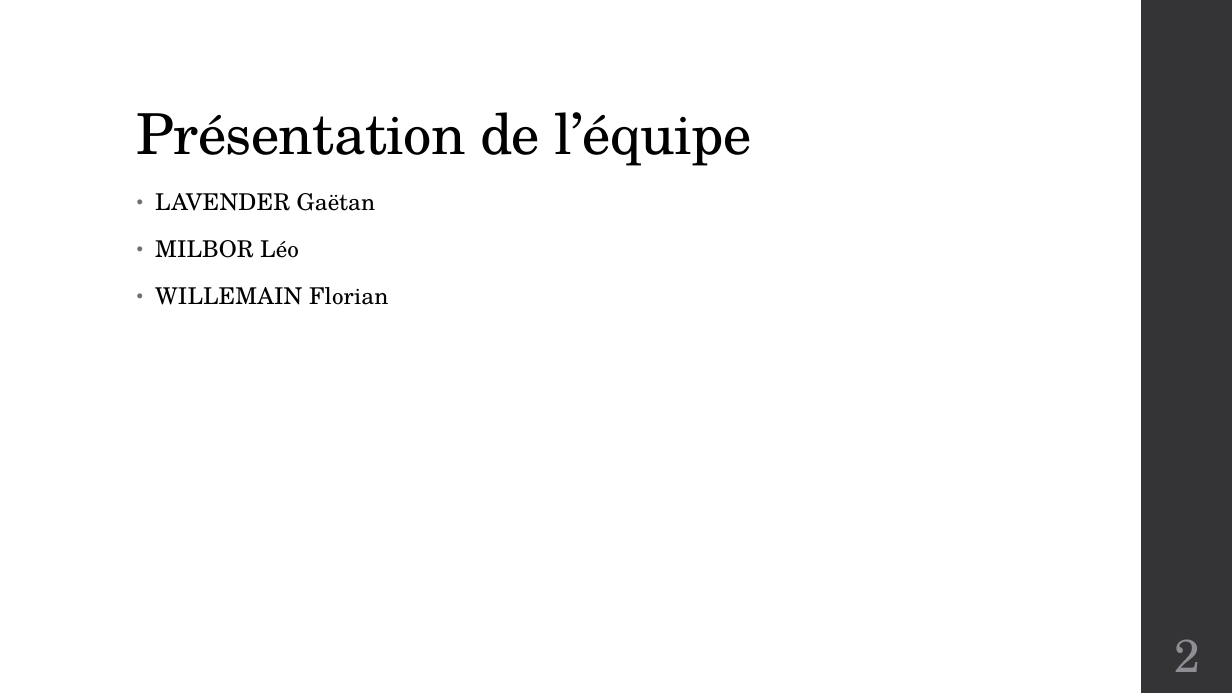
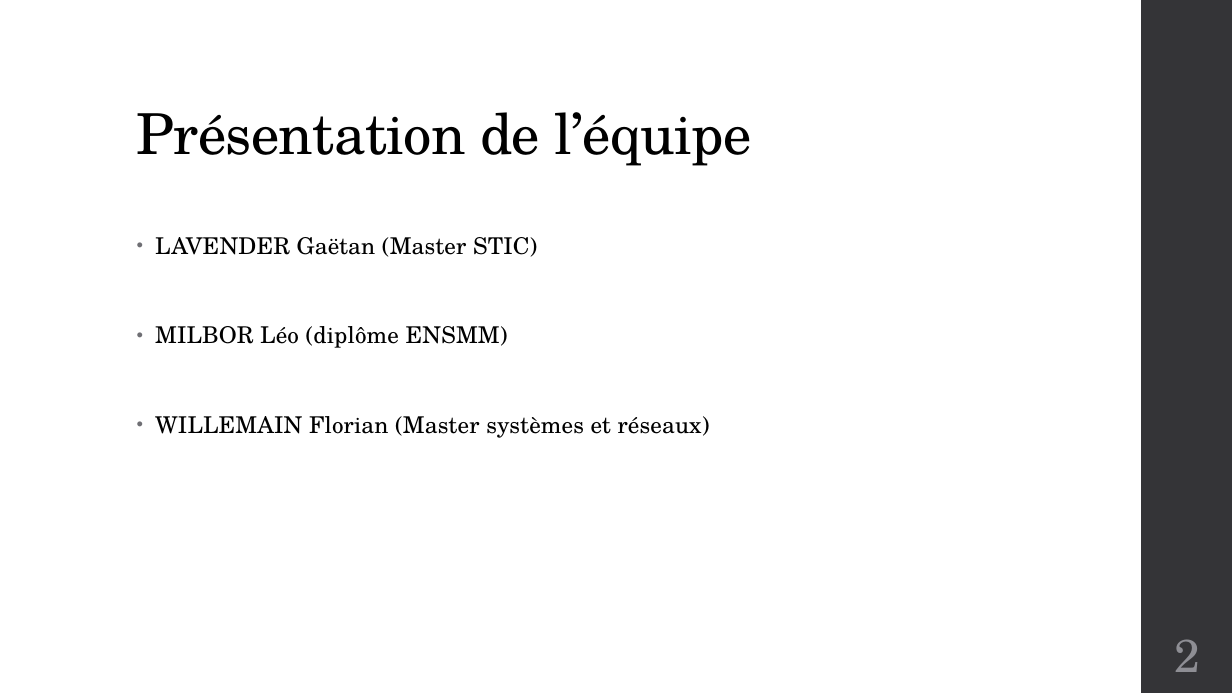
Before and after one commit to fwillemain/ProjetWPF, a slide deck: slide 2 of Livrables/Job Overview.pptx. Drawn at 1232x693 pixels with LibreOffice and Linux fonts; fonts in the diff are those of the drawing. Boxes give left, top, right and bottom in pixels: in the first picture for what was removed or moved away, otherwise in the second. Text is boxed around its words. In the diff, an @@ line names an element or a change of style, - is before the commit and + after.

```diff
--- a/Livrables/Job Overview.pptx
+++ b/Livrables/Job Overview.pptx
@@ text at (155, 237, 710, 438): text changed @@
-• LAVENDER Gaëtan
-• MILBOR Léo
-• WILLEMAIN Florian
+• LAVENDER Gaëtan (Master STIC)
+• MILBOR Léo (diplôme ENSMM)
+• WILLEMAIN Florian (Master systèmes et réseaux)
```
Also in this commit, not shown: 6 other slides changed, 6 slides added, 3 slides removed, 6 other files.
